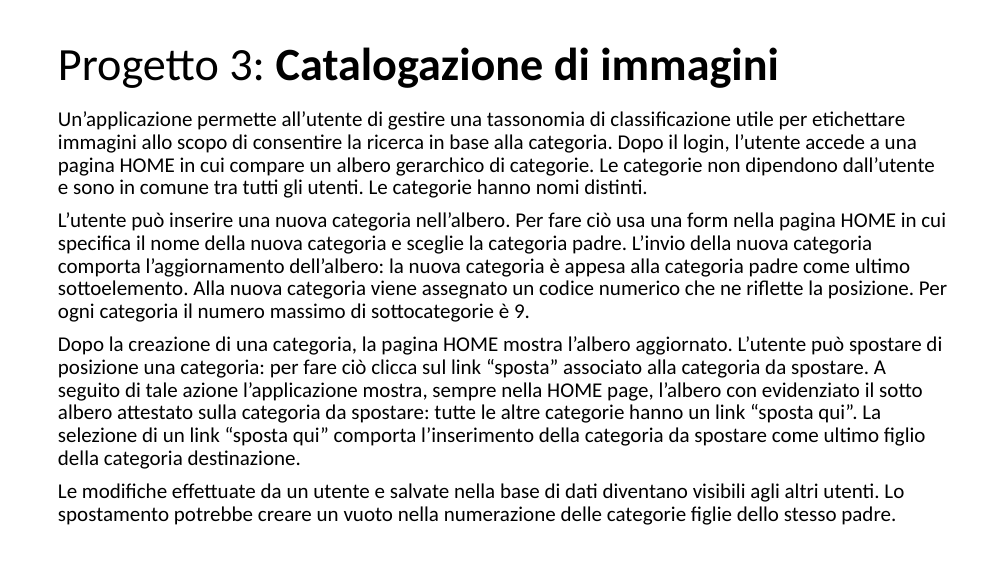
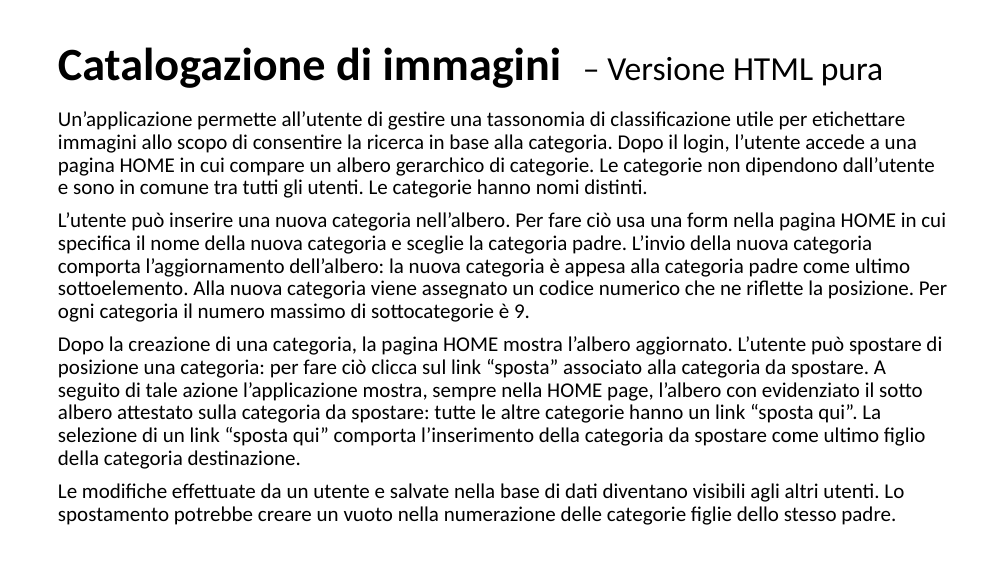
Before and after one commit to Trixyz28/TIW-ImgCatalog, a slide deck: slide 2 of Documents/ImgCatalog.pptx. Drawn at 1008x567 pixels with LibreOffice and Linux fonts; fonts in the diff are those of the drawing. Boxes give left, top, right and bottom in pixels: in the first picture for what was removed or moved away, otherwise in the second. Text is boxed around its words. In the diff, an @@ line names an element or a change of style, - is before the commit and + after.

```diff
--- a/Documents/ImgCatalog.pptx
+++ b/Documents/ImgCatalog.pptx
@@ title at <box>58,47,883,88</box>: text changed @@
-Progetto 3: Catalogazione di immagini
+Catalogazione di immagini – Versione HTML pura
```
Also in this commit, not shown: 6 other slides changed, 2 other files.
